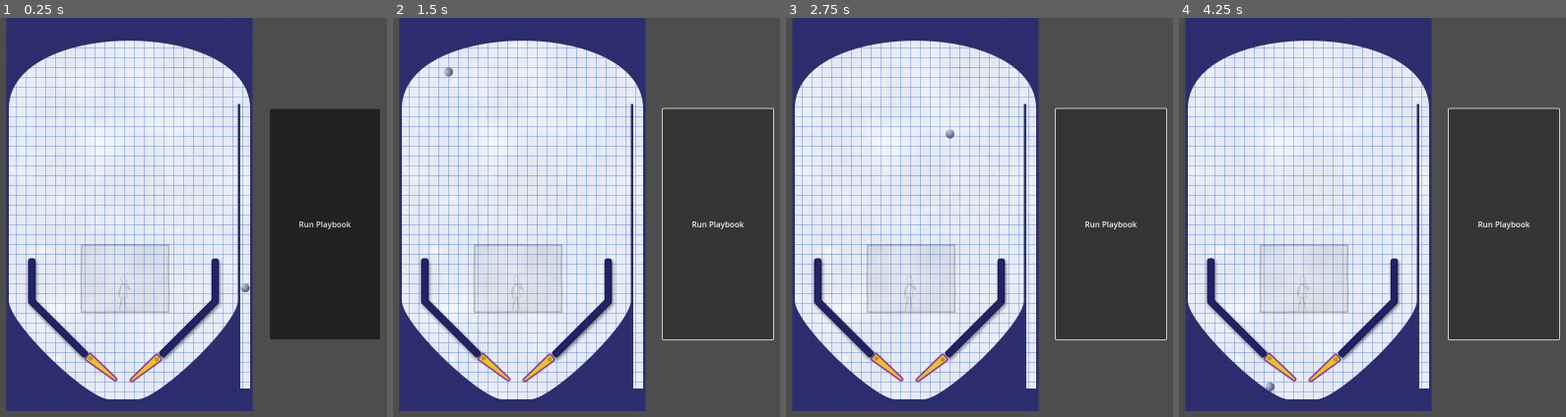
Above: before the commit, frames 1-4 (left to right).
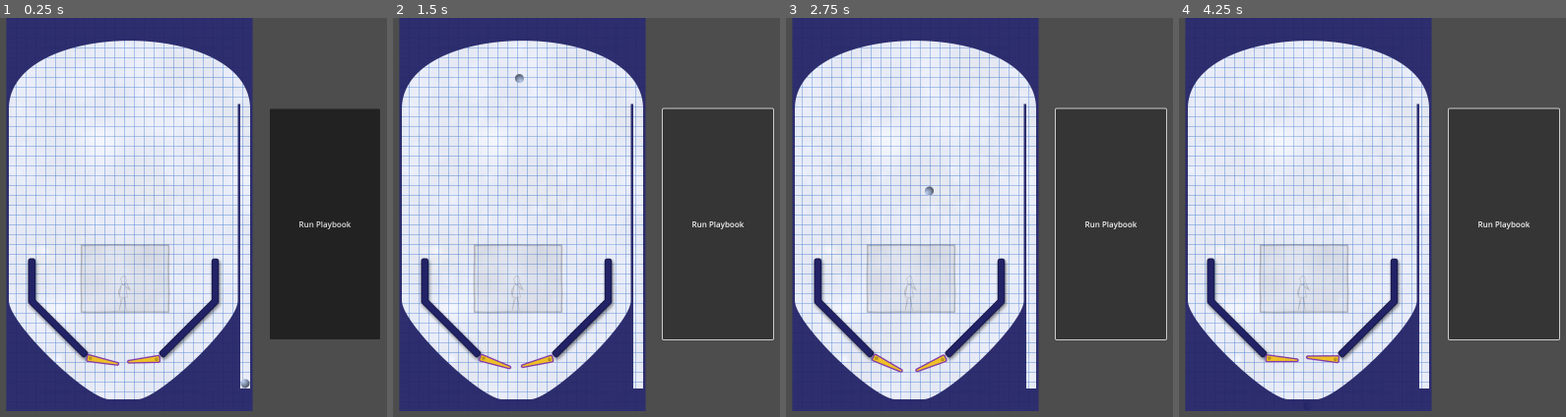
Above: after the commit, the same moments.

Repository: pincrediball/prototype-007
Game: Godot game, scene res://tutorial_machine.tscn
Same seed, same stepped clock (60 frames per second), same inputs: the game is played once before the commit and once after it.
Inputs:
- Up to frame 1 (0.25 s): no input
- Up to frame 2 (1.5 s): click "Run Playbook" at 0.5 s; click "Run Playbook" at 1.25 s
- Up to frame 3 (2.75 s): click "Run Playbook" at 2 s
- Up to frame 4 (4.25 s): no input

The runs differ from the first frame. In frame 1, 0.6% of the frame differs, in the area x 21-65%, y 66-93%; in frame 2, 0.6%; in frame 3, 0.5%; in frame 4, 0.6%.

Commit message:
Finalize most of today's work

Diff:
--- /dev/null
+++ b/src/flipper.gd
@@ -0,0 +1,24 @@
+extends Node2D
+
+@export
+var max_angle = 55
+
+var is_going_up = true
+var time_moving = 0.0
+const up_time = 0.05
+const down_time = 0.5
+
+func _physics_process(delta):
+	time_moving += delta
+
+	if is_going_up:
+		$CharacterBody2D.rotation_degrees = max_angle * (time_moving / up_time)
+		if time_moving > up_time:
+			is_going_up = false
+			time_moving = 0.0
+
+	else:
+		$CharacterBody2D.rotation_degrees = max_angle * (1 - (time_moving / down_time))
+		if time_moving > down_time:
+			is_going_up = true
+			time_moving = 0.0
--- a/src/flipper.tscn
+++ b/src/flipper.tscn
@@ -1,14 +1,17 @@
-[gd_scene load_steps=2 format=3 uid="uid://cjt65ebgf8vxg"]
+[gd_scene load_steps=3 format=3 uid="uid://cjt65ebgf8vxg"]
 
+[ext_resource type="Script" path="res://flipper.gd" id="1_011sv"]
 [ext_resource type="Texture2D" uid="uid://d2owmyb8iq41r" path="res://resources/flipper.png" id="1_rprij"]
 
 [node name="flipper" type="Node2D"]
+script = ExtResource("1_011sv")
 
 [node name="CharacterBody2D" type="CharacterBody2D" parent="."]
+scale = Vector2(0.85, 0.85)
 motion_mode = 1
 platform_on_leave = 1
 
-[node name="Flipper" type="Sprite2D" parent="CharacterBody2D"]
+[node name="FlipperSprite" type="Sprite2D" parent="CharacterBody2D"]
 position = Vector2(31, 0)
 texture = ExtResource("1_rprij")
 
--- a/src/tutorial_machine.gd
+++ b/src/tutorial_machine.gd
@@ -3,15 +3,15 @@
 @onready
 var ball: RigidBody2D = get_node("Ball")
 
-# Called when the node enters the scene tree for the first time.
-func _ready():
-	pass # Replace with function body.
-
-
-# Called every frame. 'delta' is the elapsed time since the previous frame.
-func _process(delta):
-	pass
-
+const ballStartX = 500
+const ballStartY = 435
 
 func _on_run_playbook_button_button_up():
 	ball.linear_velocity = Vector2(0, -2000)
+
+func _on_drainage_body_entered(body):
+	if body == ball:
+		pass
+		# Cannot move a RigidBody2D like this, needs some more work
+	#	ball.position = Vector2(ballStartX, ballStartY)
+	#	ball.linear_velocity = Vector2.ZERO
--- a/src/tutorial_machine.tscn
+++ b/src/tutorial_machine.tscn
@@ -14,6 +14,9 @@
 
 [sub_resource type="CircleShape2D" id="CircleShape2D_gbxeh"]
 radius = 9.0
+
+[sub_resource type="RectangleShape2D" id="RectangleShape2D_14pf7"]
+size = Vector2(106, 10.5)
 
 [node name="TutorialMachine" type="Node2D"]
 script = ExtResource("1_dfw1k")
@@ -45,20 +48,31 @@
 position = Vector2(251, 429)
 texture = ExtResource("4_o0c3w")
 
-[node name="Bounds_StaticBody2D" type="StaticBody2D" parent="."]
+[node name="Ball" type="RigidBody2D" parent="."]
+position = Vector2(1022, 735)
+physics_material_override = SubResource("PhysicsMaterial_km8wn")
+continuous_cd = 1
+max_contacts_reported = 100
+contact_monitor = true
+
+[node name="BallSprite" type="Sprite2D" parent="Ball"]
+texture = ExtResource("4_u7uvw")
+
+[node name="CollisionShape2D" type="CollisionShape2D" parent="Ball"]
+shape = SubResource("CircleShape2D_gbxeh")
+
+[node name="Bounds" type="StaticBody2D" parent="."]
 position = Vector2(537, 0)
 
-[node name="Tutorial-basic-box" type="Sprite2D" parent="Bounds_StaticBody2D"]
+[node name="Tutorial-basic-box" type="Sprite2D" parent="Bounds"]
 modulate = Color(1, 1, 1, 0.941176)
 position = Vector2(250, 400)
 texture = ExtResource("3_odv6v")
 
-[node name="BottomBox" type="CollisionPolygon2D" parent="Bounds_StaticBody2D"]
-visible = false
-polygon = PackedVector2Array(240, 776, 203, 776, 195, 773, 179, 765, 159, 752, 120, 721, 83, 686, 58, 660, 39, 638, 23, 617, 11, 597, 6, 585, 4, 574, 4, 420, 4, 178, -4, 178, -4, 420, -4, 803, 114.49, 803, 240, 803, 373, 803, 474, 803, 501, 803, 501, 754, 501, 669, 501, 532, 501, 179, 495, 179, 495, 532, 495, 669, 495.14, 754.037, 474, 754.169, 474, 456, 474, 176, 471, 176, 471, 456, 471, 575, 470, 579, 468, 588, 462, 601, 448, 623, 429, 646, 415, 662, 397, 682, 374, 704, 350, 725, 331, 741, 310, 756, 289, 769, 268, 776)
+[node name="BottomBox" type="CollisionPolygon2D" parent="Bounds"]
+polygon = PackedVector2Array(258, 798, 210, 798, 203, 776, 195, 773, 179, 765, 159, 752, 120, 721, 83, 686, 58, 660, 39, 638, 23, 617, 11, 597, 6, 585, 4, 574, 4, 420, 4, 178, -4, 178, -4, 420, -4, 803, 114.49, 803, 240, 803, 373, 803, 474, 803, 501, 803, 501, 754, 501, 669, 501, 532, 501, 179, 495, 179, 495, 532, 495, 669, 495.14, 754.037, 474, 754.169, 474, 456, 474, 176, 471, 176, 471, 456, 471, 575, 470, 579, 468, 588, 462, 601, 448, 623, 429, 646, 415, 662, 397, 682, 374, 704, 350, 725, 331, 741, 310, 756, 289, 769, 268, 776)
 
-[node name="Ceiling" type="CollisionPolygon2D" parent="Bounds_StaticBody2D"]
-visible = false
+[node name="Ceiling" type="CollisionPolygon2D" parent="Bounds"]
 polygon = PackedVector2Array(4, 180, 8, 157, 17, 136, 27, 121, 37, 111, 49, 101, 60, 93, 91, 76, 127, 62, 168, 53, 199, …(218 unchanged characters)…
 
 [node name="FlipperGuides_StaticBody2D2" type="StaticBody2D" parent="."]
@@ -77,19 +91,6 @@
 position = Vector2(-0.700012, -3.70001)
 polygon = PackedVector2Array(848, 683, 847, 688, 854, 694, 859, 694, 969, 583, 968, 497, 965, 494, 957, 494, 954, 497, 954, 578)
 
-[node name="Ball" type="RigidBody2D" parent="."]
-position = Vector2(537, -225)
-physics_material_override = SubResource("PhysicsMaterial_km8wn")
-continuous_cd = 1
-
-[node name="Ball2" type="Sprite2D" parent="Ball"]
-position = Vector2(485, 746)
-texture = ExtResource("4_u7uvw")
-
-[node name="CollisionShape2D" type="CollisionShape2D" parent="Ball"]
-position = Vector2(485, 746)
-shape = SubResource("CircleShape2D_gbxeh")
-
 [node name="PanelContainer" type="PanelContainer" parent="."]
 offset_left = 1072.0
 offset_top = 185.0
@@ -100,12 +101,20 @@
 layout_mode = 2
 text = "Run Playbook"
 
-[node name="flipper" parent="." instance=ExtResource("8_718cf")]
+[node name="flipper-left" parent="." instance=ExtResource("8_718cf")]
 position = Vector2(707, 693)
 rotation = 0.698132
+max_angle = -45
 
-[node name="flipper2" parent="." instance=ExtResource("8_718cf")]
+[node name="flipper-right" parent="." instance=ExtResource("8_718cf")]
 position = Vector2(842, 694)
 rotation = 2.44346
 
+[node name="Drainage" type="Area2D" parent="."]
+
+[node name="DrainageCollisionBox" type="CollisionShape2D" parent="Drainage"]
+position = Vector2(776, 797.25)
+shape = SubResource("RectangleShape2D_14pf7")
+
 [connection signal="button_up" from="PanelContainer/RunPlaybookButton" to="." method="_on_run_playbook_button_button_up"]
+[connection signal="body_entered" from="Drainage" to="." method="_on_drainage_body_entered"]
Not shown: 1 places in src/tutorial_machine.tscn that only renumber resources
